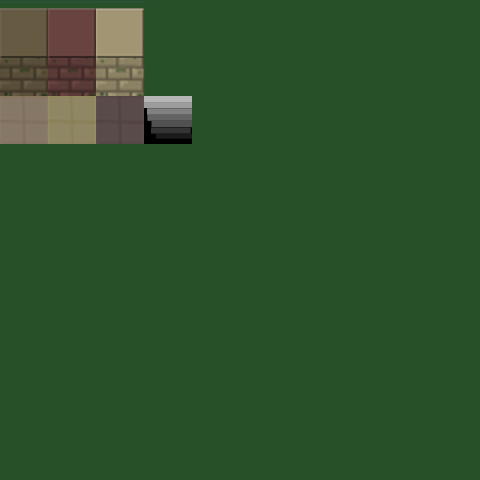
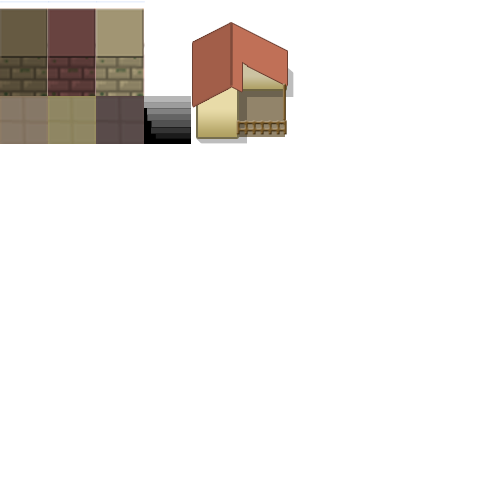
Before/after of a (480, 480) layered artwork. What changed in the layer stack:
added group "farm" with 9 layers above "stairs1" over [193, 23, 294, 144]
added group "Group 1" with 1 layers in group "farm" over [236, 83, 287, 135]
added layer "Layer 9 copy 6" in group "Group 1" over [236, 83, 287, 135]
added layer "Layer 8" in group "farm" over [230, 23, 233, 86]
added layer "Layer 7" in group "farm" over [193, 23, 287, 107]
added layer "Layer 5" in group "farm" over [198, 41, 237, 137]
added layer "Layer 6" in group "farm" over [230, 41, 285, 89]
added layer "Layer 9" (26%) in group "farm" over [196, 66, 294, 144]
added layer "Layer 4" in group "farm" over [193, 63, 285, 137]
painted on "Layer 3" over [191, 96, 192, 144]
hid "Layer 2" over [0, 0, 480, 480]
